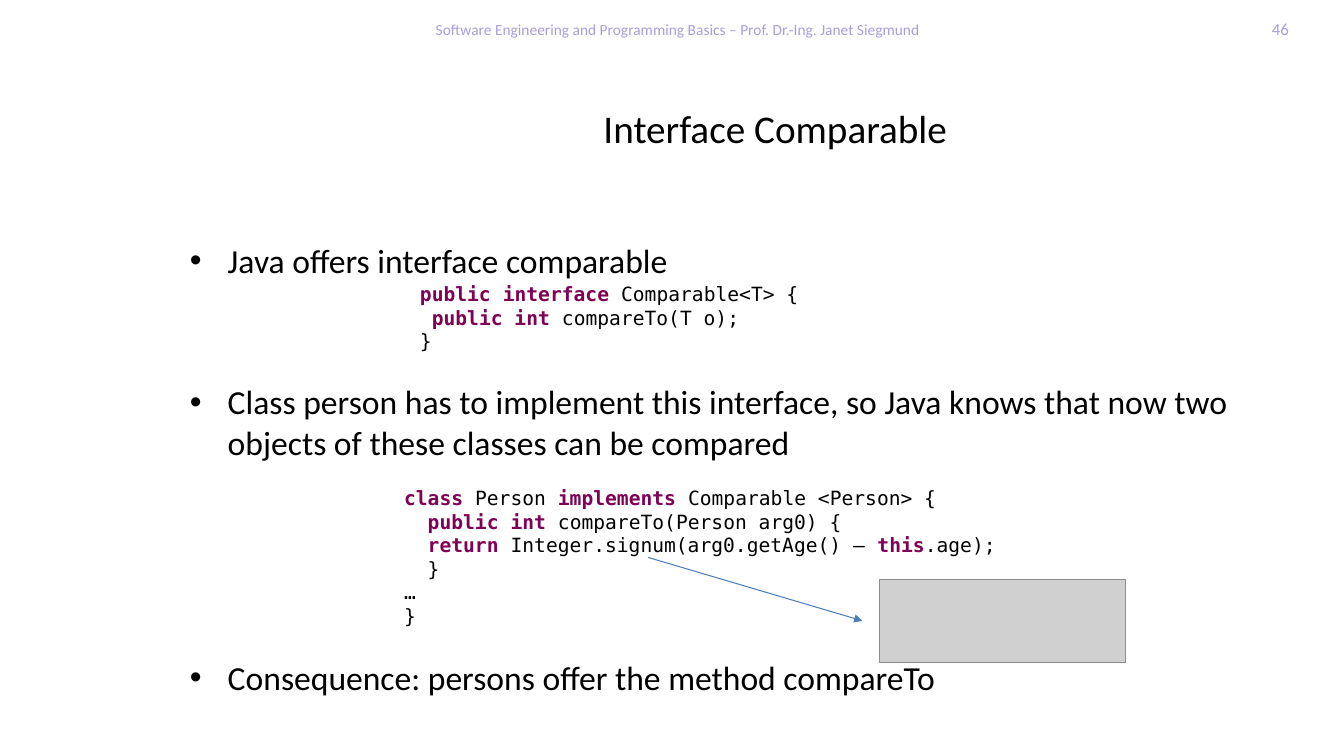
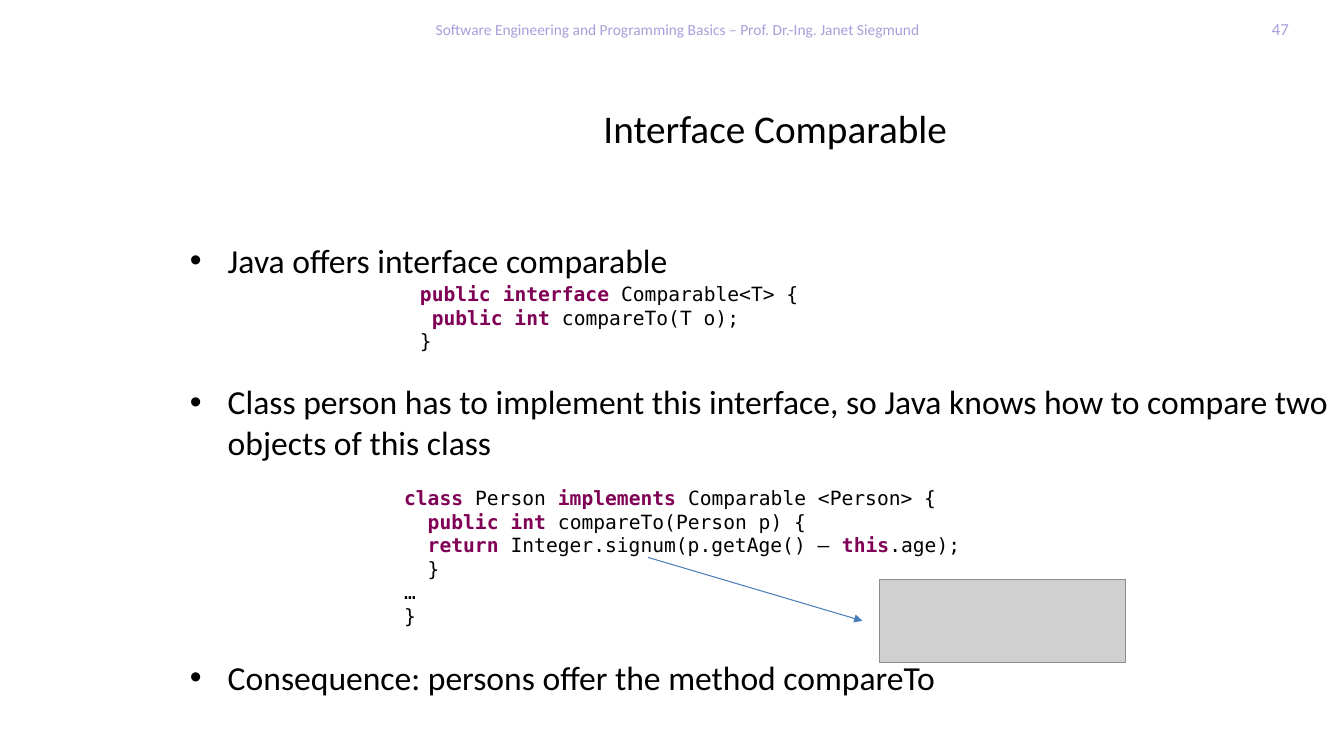
Before and after one commit to feigensp/lehre, a slide deck: slide 47 of se_prog/slides/09_Polymorphism.pptx (slide 46 before the commit). Drawn at 1344x756 pixels with LibreOffice and Linux fonts; fonts in the diff are those of the drawing; grey boxes stand for pictures; background and template pictures are left out. Boxes give left, top, right and bottom in pixels: in the first picture for what was removed or moved away, otherwise in the second. Text is boxed around its words. In the diff, an @@ line names an element or a change of style, - is before the commit and + after.

```diff
--- a/se_prog/slides/09_Polymorphism.pptx
+++ b/se_prog/slides/09_Polymorphism.pptx
@@ page number at [1272,24,1289,35]: text changed @@
-46
+47
@@ text at [228,390,1328,461]: text changed @@
-• Class person has to implement this interface, so Java knows that now two objects of these classes can be compared
+• Class person has to implement this interface, so Java knows how to compare two objects of this class
@@ text at [428,513,960,558]: text changed @@
-public int compareTo(Person arg0) {
-return Integer.signum(arg0.getAge() – this.age);
+public int compareTo(Person p) {
+return Integer.signum(p.getAge() – this.age);
```
Also in this commit, not shown: 15 other slides changed, 1 slide added, 3 other files.
